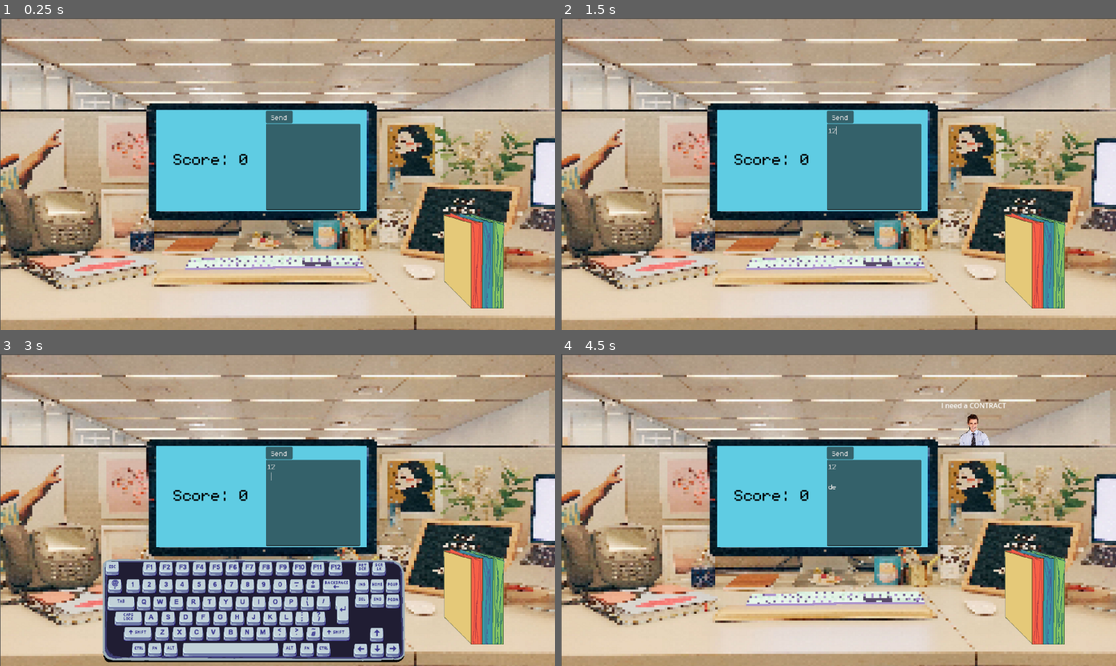
Above: before the commit, frames 1-4 (two rows, left to right).
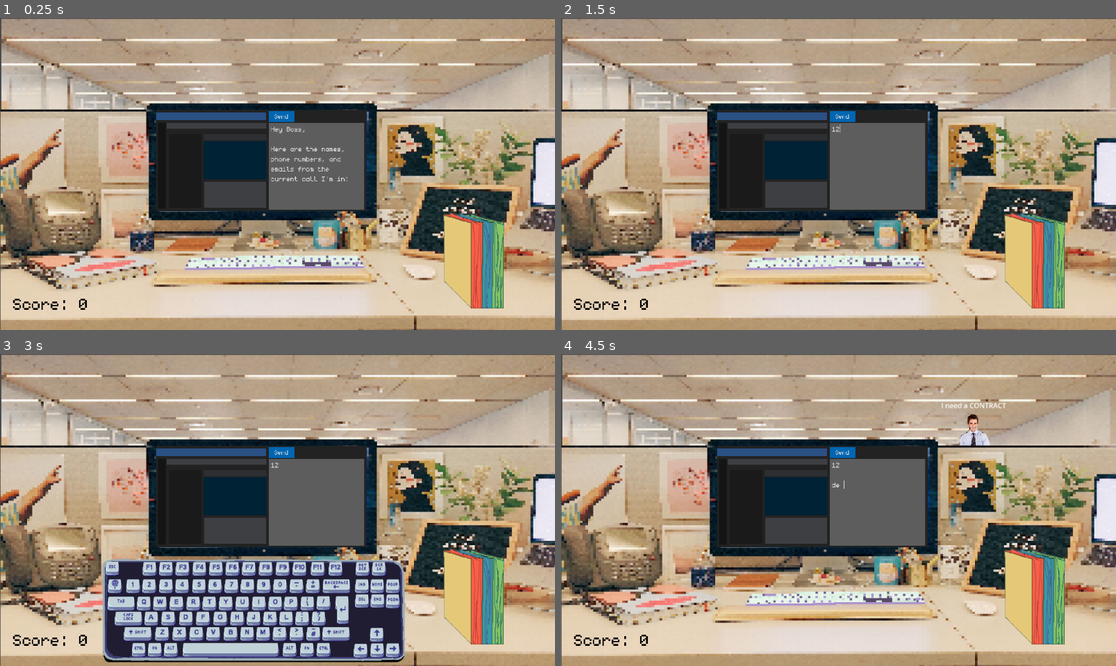
Above: after the commit, the same moments.

Repository: Omar-B-Maldonado/Cubicle-Chaos
Game: Godot game, scene res://Scenes/game.tscn
Same seed, same stepped clock (60 frames per second), same inputs: the game is played once before the commit and once after it.
Inputs (mouse positions are in pixels of both pictures, inside the frame that each line leads up to):
- Up to frame 1 (0.25 s): no input
- Up to frame 2 (1.5 s): click "Send" at 0.5 s; click (871, 167) at 1.27 s; type "12" at 1.35 s
- Up to frame 3 (3 s): tap Enter at 2 s; drag from (44, 559) to (260, 497) at 2.02 s; tap Space at 2.75 s; drag from (271, 597) to (44, 559) at 2.77 s
- Up to frame 4 (4.5 s): tap Enter at 3.5 s; move the mouse to (816, 612) at 3.52 s; hold D 3.53-4.25 s; tap E at 3.6 s; click (816, 612) at 3.67 s; tap Space at 4.25 s; drag from (810, 572) to (821, 497) at 4.27 s

The runs differ from the first frame. In frame 1, 12% of the frame differs, in the area x 2-67%, y 29-94%; in frame 2, 12%; in frame 3, 12%; in frame 4, 12%.

Commit message:
added computer and popup GUI

Diff:
--- a/project/Scenes/computer.tscn
+++ b/project/Scenes/computer.tscn
@@ -1,48 +1,131 @@
-[gd_scene load_steps=5 format=3 uid="uid://bipstddw3iioq"]
+[gd_scene load_steps=10 format=3 uid="uid://bipstddw3iioq"]
 
 [ext_resource type="Script" path="res://Scripts/computer.gd" id="1_n58x2"]
 [ext_resource type="FontFile" uid="uid://0wnspmv7qpwf" path="res://Fonts/monogram-extended.ttf" id="2_85808"]
-[ext_resource type="Texture2D" uid="uid://ybkrqd881lid" path="res://Images/computer_screen.png" id="2_mhdrv"]
 
 [sub_resource type="RectangleShape2D" id="RectangleShape2D_txq6l"]
 size = Vector2(486, 234)
+
+[sub_resource type="StyleBoxFlat" id="StyleBoxFlat_j0008"]
+bg_color = Color(0.366595, 0.366595, 0.366594, 1)
+
+[sub_resource type="StyleBoxEmpty" id="StyleBoxEmpty_cjls1"]
+
+[sub_resource type="StyleBoxEmpty" id="StyleBoxEmpty_w6lys"]
+
+[sub_resource type="StyleBoxFlat" id="StyleBoxFlat_dptsf"]
+bg_color = Color(0, 0.400474, 0.700622, 1)
+
+[sub_resource type="StyleBoxFlat" id="StyleBoxFlat_wmg4e"]
+bg_color = Color(0.421854, 0.611005, 0.987216, 1)
+
+[sub_resource type="StyleBoxFlat" id="StyleBoxFlat_judil"]
+bg_color = Color(0, 0.2, 0.521569, 1)
 
 [node name="Computer" type="Node2D"]
 position = Vector2(20, 9)
 script = ExtResource("1_n58x2")
 
-[node name="Sprite2D" type="Sprite2D" parent="."]
-position = Vector2(5.00001, 2.00001)
-scale = Vector2(1.0083, 1.01299)
-texture = ExtResource("2_mhdrv")
+[node name="BGColor" type="ColorRect" parent="."]
+offset_left = -238.0
+offset_top = -115.0
+offset_right = 248.0
+offset_bottom = 119.0
+color = Color(0.140447, 0.140447, 0.140447, 1)
+
+[node name="BlueTopBar" type="ColorRect" parent="."]
+offset_left = -238.0
+offset_top = -109.0
+offset_right = 15.0
+offset_bottom = -91.0
+color = Color(0.1716, 0.316767, 0.52, 1)
+
+[node name="BlueTopBar2" type="ColorRect" parent="."]
+offset_left = -128.0
+offset_top = -43.0
+offset_right = 16.0
+offset_bottom = 45.0
+color = Color(0, 0.141176, 0.211765, 1)
+
+[node name="GreyBar" type="ColorRect" parent="."]
+offset_left = -213.0
+offset_top = -85.0
+offset_right = 16.0
+offset_bottom = -71.0
+color = Color(0.241643, 0.249188, 0.260675, 1)
+
+[node name="GreyBar3" type="ColorRect" parent="."]
+offset_left = -127.0
+offset_top = 51.0
+offset_right = 15.0
+offset_bottom = 111.0
+color = Color(0.241643, 0.249188, 0.260675, 1)
+
+[node name="GreyBar2" type="ColorRect" parent="."]
+offset_left = -128.0
+offset_top = -59.0
+offset_right = 16.0
+offset_bottom = -45.0
+color = Color(0.185203, 0.19141, 0.200857, 1)
+
+[node name="Black Bar" type="ColorRect" parent="."]
+offset_left = -233.0
+offset_top = -85.0
+offset_right = -216.0
+offset_bottom = 113.0
+color = Color(0.0923971, 0.0923971, 0.0923971, 1)
+
+[node name="Black Bar2" type="ColorRect" parent="."]
+offset_left = -208.0
+offset_top = -59.0
+offset_right = -134.0
+offset_bottom = 111.0
+color = Color(0.114897, 0.114897, 0.114897, 1)
 
 [node name="Screen" type="Area2D" parent="."]
 
 [node name="ScreenArea" type="CollisionShape2D" parent="Screen"]
+visible = false
 position = Vector2(5, 2)
 shape = SubResource("RectangleShape2D_txq6l")
+
+[node name="ExtenedEmailContentArea" type="ColorRect" parent="Screen"]
+offset_left = 22.0
+offset_top = -85.0
+offset_right = 242.0
+offset_bottom = 115.0
+color = Color(0.364706, 0.364706, 0.364706, 1)
 
 [node name="EmailContent" type="TextEdit" parent="Screen"]
 texture_filter = 1
 custom_minimum_size = Vector2(200, 200)
-offset_left = 15.0
-offset_top = -83.0
-offset_right = 233.0
-offset_bottom = 117.0
+offset_left = 27.0
+offset_top = -85.0
+offset_right = 242.505
+offset_bottom = 115.0
 size_flags_vertical = 3
 theme_override_fonts/font = ExtResource("2_85808")
 theme_override_font_sizes/font_size = 24
+theme_override_styles/normal = SubResource("StyleBoxFlat_j0008")
+theme_override_styles/focus = SubResource("StyleBoxEmpty_cjls1")
+theme_override_styles/read_only = SubResource("StyleBoxEmpty_w6lys")
+text = "Hey Boss,
+
+Here are the names, phone numbers, and emails from the current call I'm in:"
 wrap_mode = 1
 metadata/_edit_use_anchors_ = true
 
 [node name="Button" type="Button" parent="Screen"]
 texture_filter = 1
-offset_left = 15.0
+offset_left = 22.0
 offset_top = -113.0
-offset_right = 77.0
-offset_bottom = -84.0
+offset_right = 81.36
+offset_bottom = -87.2
 theme_override_fonts/font = ExtResource("2_85808")
-theme_override_font_sizes/font_size = 25
+theme_override_font_sizes/font_size = 21
+theme_override_styles/normal = SubResource("StyleBoxFlat_dptsf")
+theme_override_styles/hover = SubResource("StyleBoxFlat_wmg4e")
+theme_override_styles/pressed = SubResource("StyleBoxFlat_judil")
 text = "Send"
 metadata/_edit_use_anchors_ = true
 
--- a/project/Scenes/game.tscn
+++ b/project/Scenes/game.tscn
@@ -53,10 +53,11 @@
 
 [node name="Score" type="Label" parent="GameManager"]
 z_index = 505
-offset_left = -240.0
-offset_top = -67.0
-offset_right = -64.0
-offset_bottom = -20.0
+texture_filter = 1
+offset_left = -610.0
+offset_top = 267.0
+offset_right = -434.0
+offset_bottom = 314.0
 theme_override_colors/font_color = Color(0, 0, 0, 1)
 theme_override_fonts/font = ExtResource("2_infar")
 theme_override_font_sizes/font_size = 58
--- a/project/Scenes/phone.tscn
+++ b/project/Scenes/phone.tscn
@@ -15,6 +15,7 @@
 script = ExtResource("1_5yodq")
 
 [node name="Sprite2D" type="Sprite2D" parent="."]
+texture_filter = 1
 position = Vector2(9, -28)
 scale = Vector2(0.601232, 0.671272)
 texture = ExtResource("2_w58e7")
--- a/project/Scenes/popup_window.tscn
+++ b/project/Scenes/popup_window.tscn
@@ -62,7 +62,10 @@
 
 [node name="Label" type="Label" parent="Panel"]
 texture_filter = 1
-layout_mode = 0
+layout_mode = 1
+anchors_preset = -1
+anchor_left = -0.0263158
+anchor_right = -0.0263158
 offset_left = 31.0
 offset_top = 44.0
 offset_right = 133.0
--- a/project/Scripts/game_manager.gd
+++ b/project/Scripts/game_manager.gd
@@ -48,9 +48,10 @@
 	var popup_instance = popup_scene.instantiate()
 	popup_instance.set_manager(self)
 
+	var screen_pos = computer.screen_area.global_position
 	# Set random position within defined range
-	var random_x = randf_range(computer.screen_area.position.x - 100, computer.screen_area.position.x + 100)
-	var random_y = randf_range(computer.screen_area.position.y - 100, computer.screen_area.position.y + 100)
+	var random_x = randf_range(screen_pos.x - 242, screen_pos.x -89)
+	var random_y = randf_range(screen_pos.y - 116, screen_pos.y + 2)
 	popup_instance.position = Vector2(random_x, random_y)
 
 	add_child(popup_instance)
Not shown: 1 places in project/Scenes/game.tscn that only renumber resources
Not shown, added: project/Sounds/popup_error_sound.mp3.import
Not shown, added: project/Sounds/popup_error_sound.mp3
